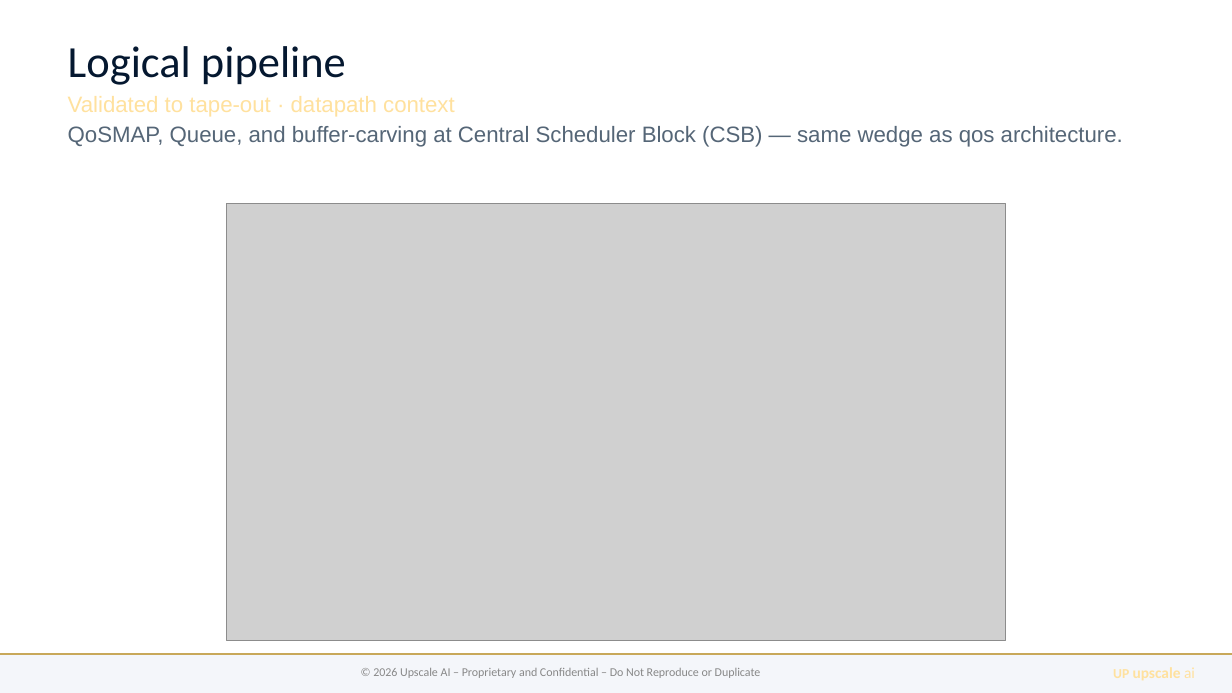
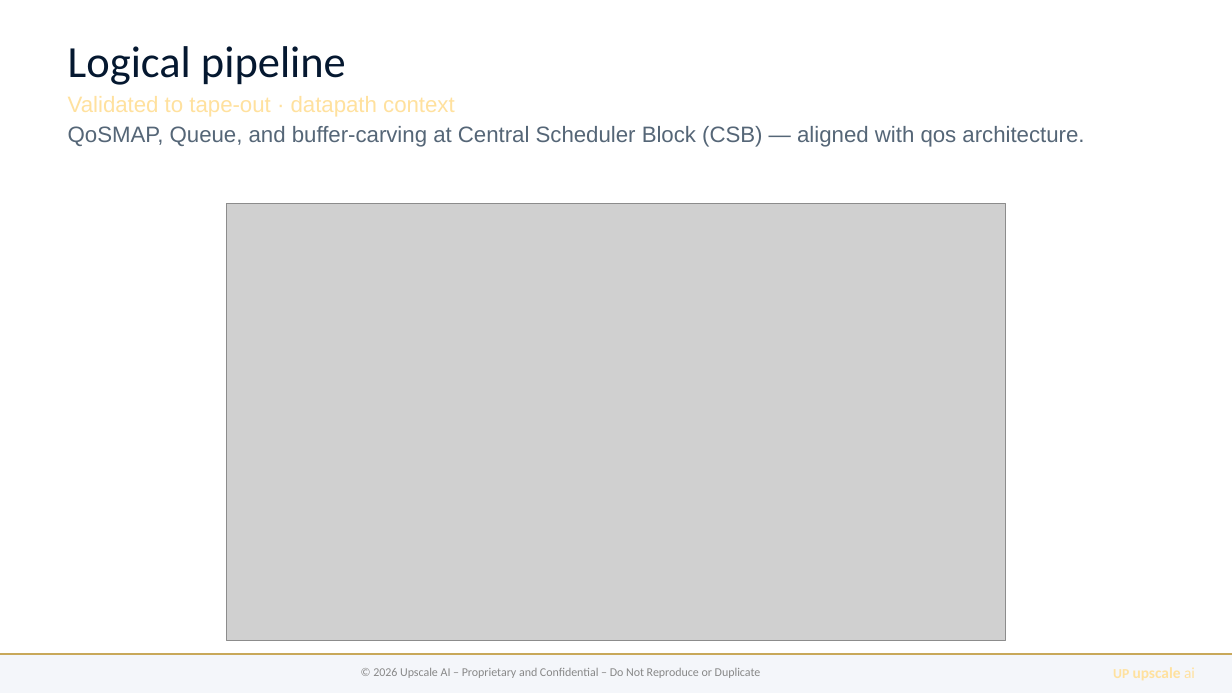
Before and after one commit to upscale-ai-network/agent-template, a slide deck: slide 2 of dt122/bugatti-qos-ccc.pptx. Drawn at 1232x693 pixels with LibreOffice and Linux fonts; fonts in the diff are those of the drawing; grey boxes stand for pictures. Boxes give left, top, right and bottom in pixels: in the first picture for what was removed or moved away, otherwise in the second. Text is boxed around its words. In the diff, an @@ line names an element or a change of style, - is before the commit and + after.

```diff
--- a/dt122/bugatti-qos-ccc.pptx
+++ b/dt122/bugatti-qos-ccc.pptx
@@ text at <box>68,126,1084,147</box>: text changed @@
-QoSMAP, Queue, and buffer-carving at Central Scheduler Block (CSB) — same wedge as qos architecture.
+QoSMAP, Queue, and buffer-carving at Central Scheduler Block (CSB) — aligned with qos architecture.
```
Also in this commit, not shown: 3 other slides changed, 4 other files.
